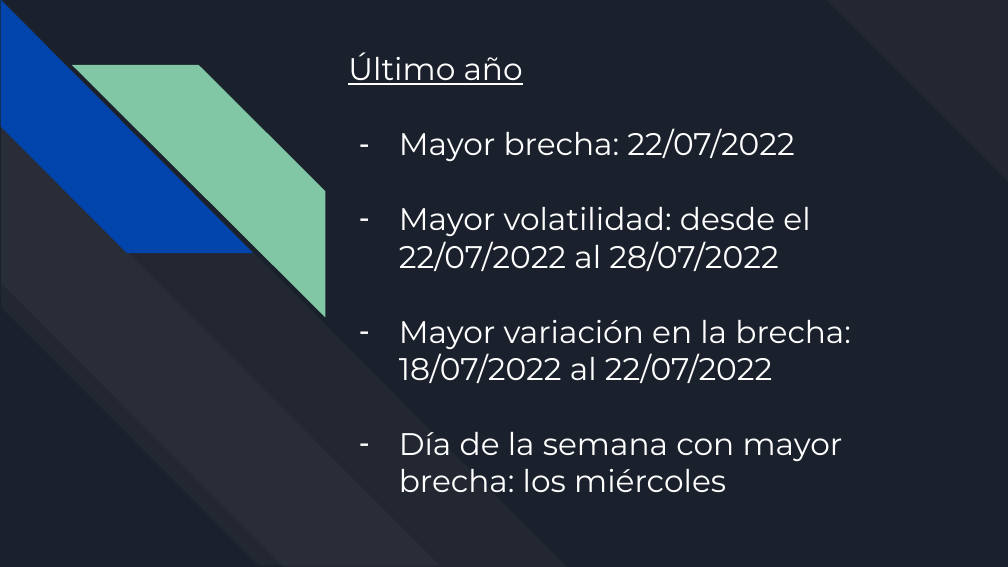
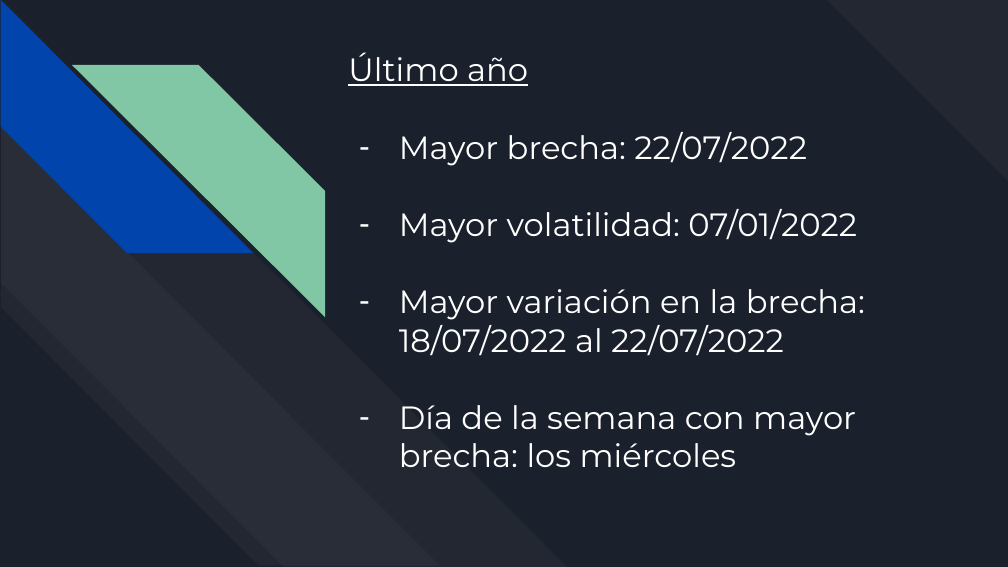
Before and after one commit to alimusac/TP2-Musacchio, a slide deck: slide 2 of TP1.pptx. Drawn at 1008x567 pixels with LibreOffice and Linux fonts; fonts in the diff are those of the drawing. Boxes give left, top, right and bottom in pixels: in the first picture for what was removed or moved away, otherwise in the second. Text is boxed around its words. In the diff, an @@ line names an element or a change of style, - is before the commit and + after.

```diff
--- a/TP1.pptx
+++ b/TP1.pptx
@@ title at [348, 52, 865, 467]: size 22.3 to 23 pt in "Último año", "Mayor brecha: 22/07/2022", "Mayor variación en la brecha: 18/07/2022 al ...", "Día de la semana con mayor brecha: ..." @@
@@ title at [399, 209, 857, 243]: text changed; size 22.3 to 23 pt @@
-– Mayor volatilidad: desde el 22/07/2022 al 28/07/2022
+– Mayor volatilidad: 07/01/2022
```
Also in this commit, not shown: 1 other slide changed, 1 other file.
